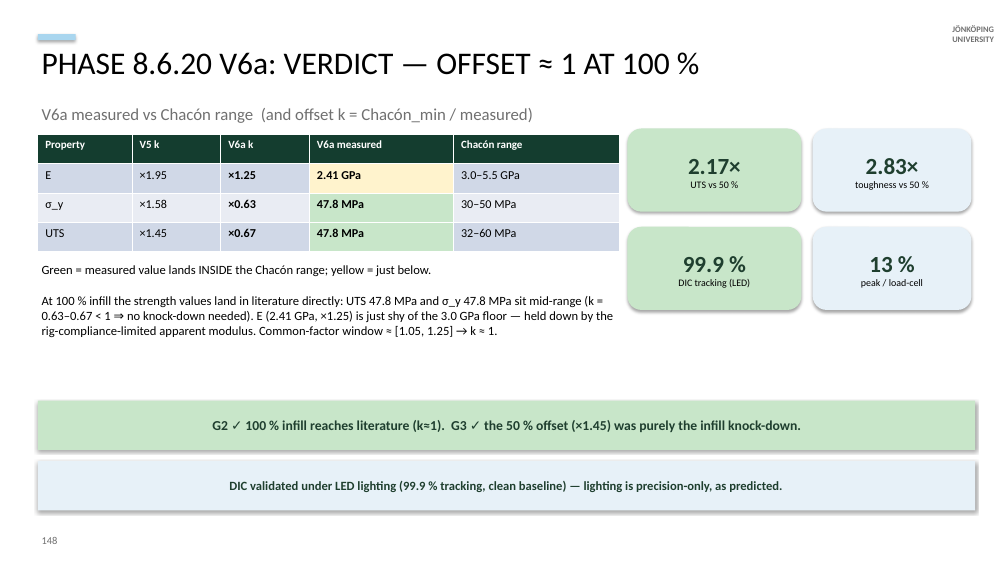
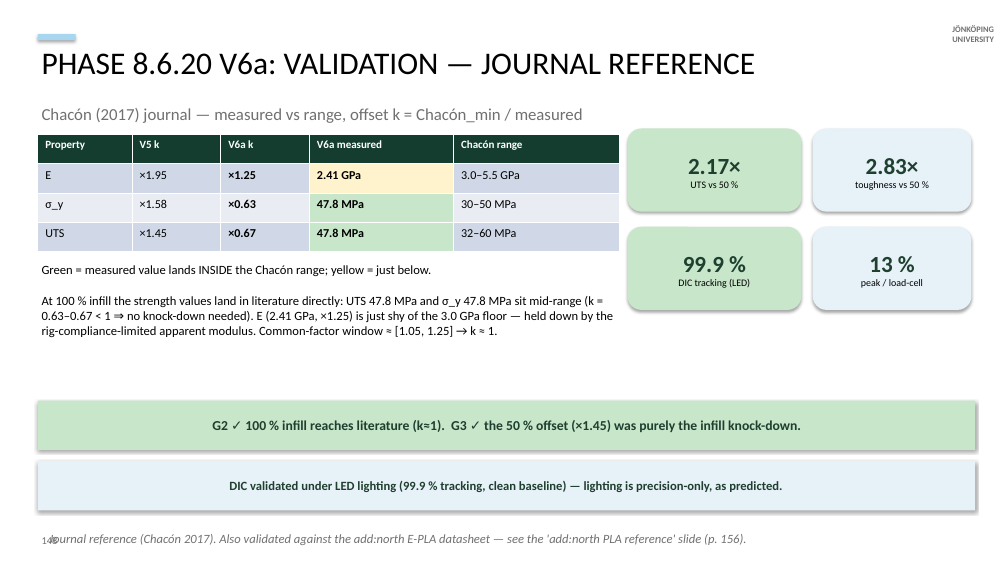
Before and after one commit to cenmir/UTM, a slide deck: slide 8 of V6a_8_6_20_slides.pptx. Drawn at 1008x567 pixels with LibreOffice and Linux fonts; fonts in the diff are those of the drawing. Boxes give left, top, right and bottom in pixels: in the first picture for what was removed or moved away, otherwise in the second. Text is boxed around its words. In the diff, an @@ line names an element or a change of style, - is before the commit and + after.

```diff
--- a/V6a_8_6_20_slides.pptx
+++ b/V6a_8_6_20_slides.pptx
@@ text at bbox=[42, 52, 755, 75]: text changed @@
-PHASE 8.6.20 V6a: VERDICT — OFFSET ≈ 1 AT 100 %
+PHASE 8.6.20 V6a: VALIDATION — JOURNAL REFERENCE
@@ text at bbox=[42, 108, 583, 123]: text changed @@
-V6a measured vs Chacón range (and offset k = Chacón_min / measured)
+Chacón (2017) journal — measured vs range, offset k = Chacón_min / measured
@@ text added at bbox=[49, 534, 746, 545], 12 pt, text #707070, italic @@
+Journal reference (Chacón 2017). Also validated against the add:north E-PLA datasheet — see the 'add:north PLA reference' slide (p. 156).
```
Also in this commit, not shown: 2 slides added, 6 other files.
